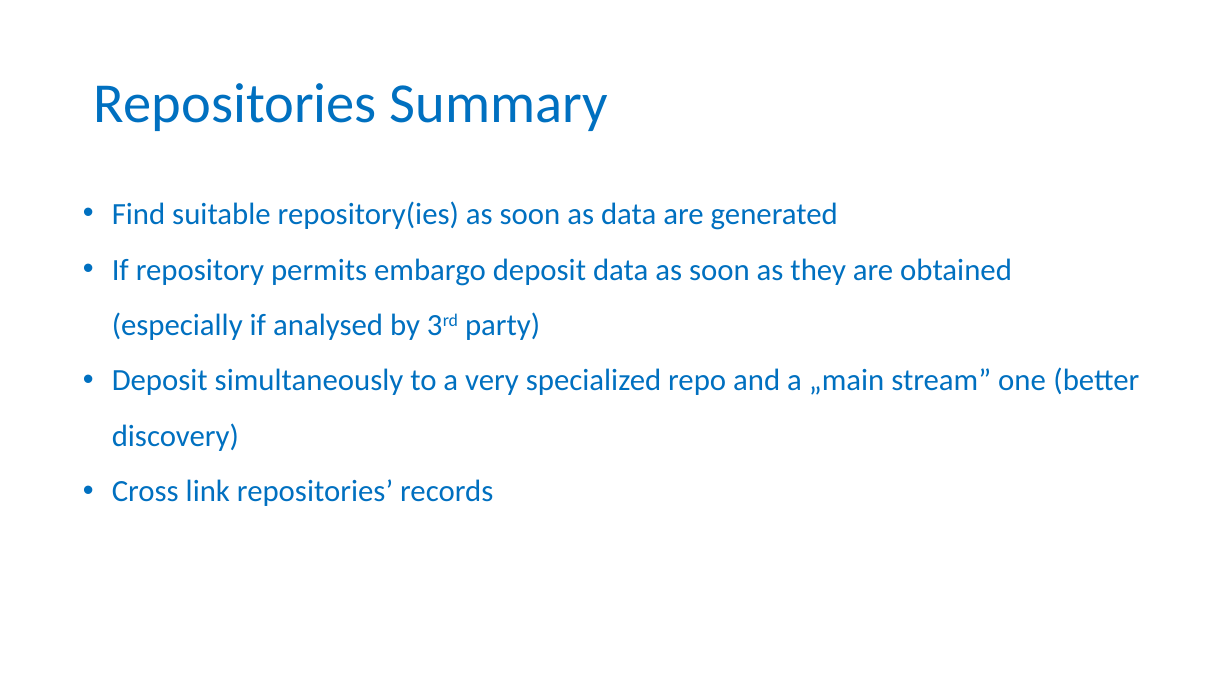
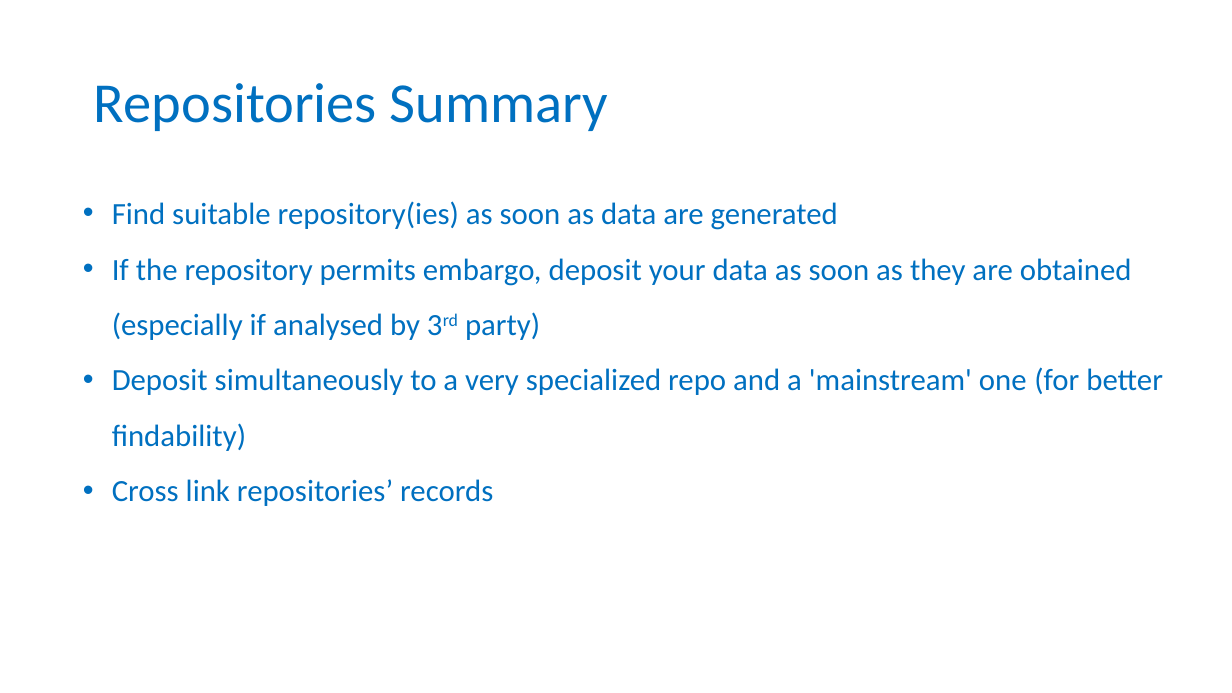
Before and after one commit to tobyhodges/probable-enigma, a slide deck: slide 24 of instructors/04-Public_repositories.pptx. Drawn at 1232x693 pixels with LibreOffice and Linux fonts; fonts in the diff are those of the drawing; background and template pictures are left out. Boxes give left, top, right and bottom in pixels: in the first picture for what was removed or moved away, otherwise in the second. Text is boxed around its words. In the diff, an @@ line names an element or a change of style, - is before the commit and + after.

```diff
--- a/instructors/04-Public_repositories.pptx
+++ b/instructors/04-Public_repositories.pptx
@@ text at [112, 258, 1163, 451]: text changed @@
-• If repository permits embargo deposit data as soon as they are obtained
-  (especially if analysed by 3rd party)
-• Deposit simultaneously to a very specialized repo and a „main stream” one (better discovery)
+• If the repository permits embargo, deposit your data as soon as they are obtained
+  (especially if analysed by 3rd party)
+• Deposit simultaneously to a very specialized repo and a 'mainstream' one (for better findability)
```
Also in this commit, not shown: 5 other slides changed, 1 slide removed, 4 other files.
